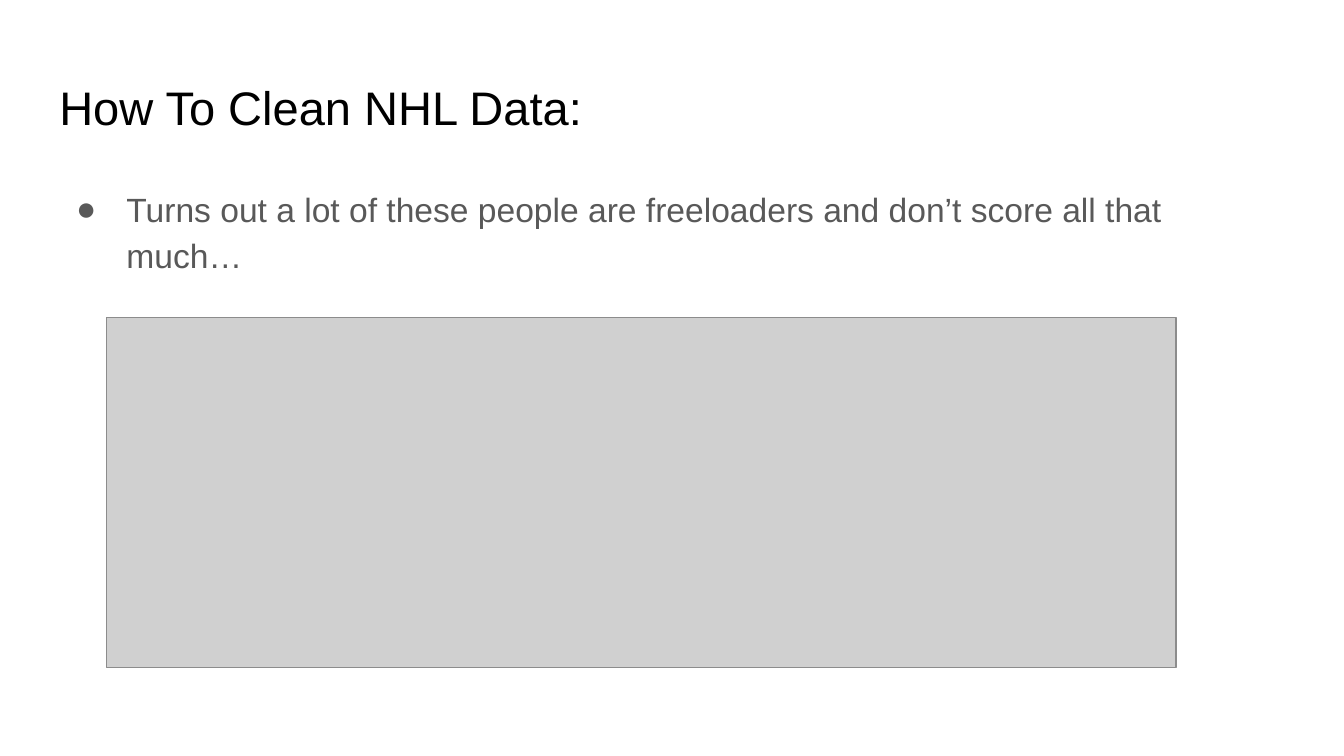
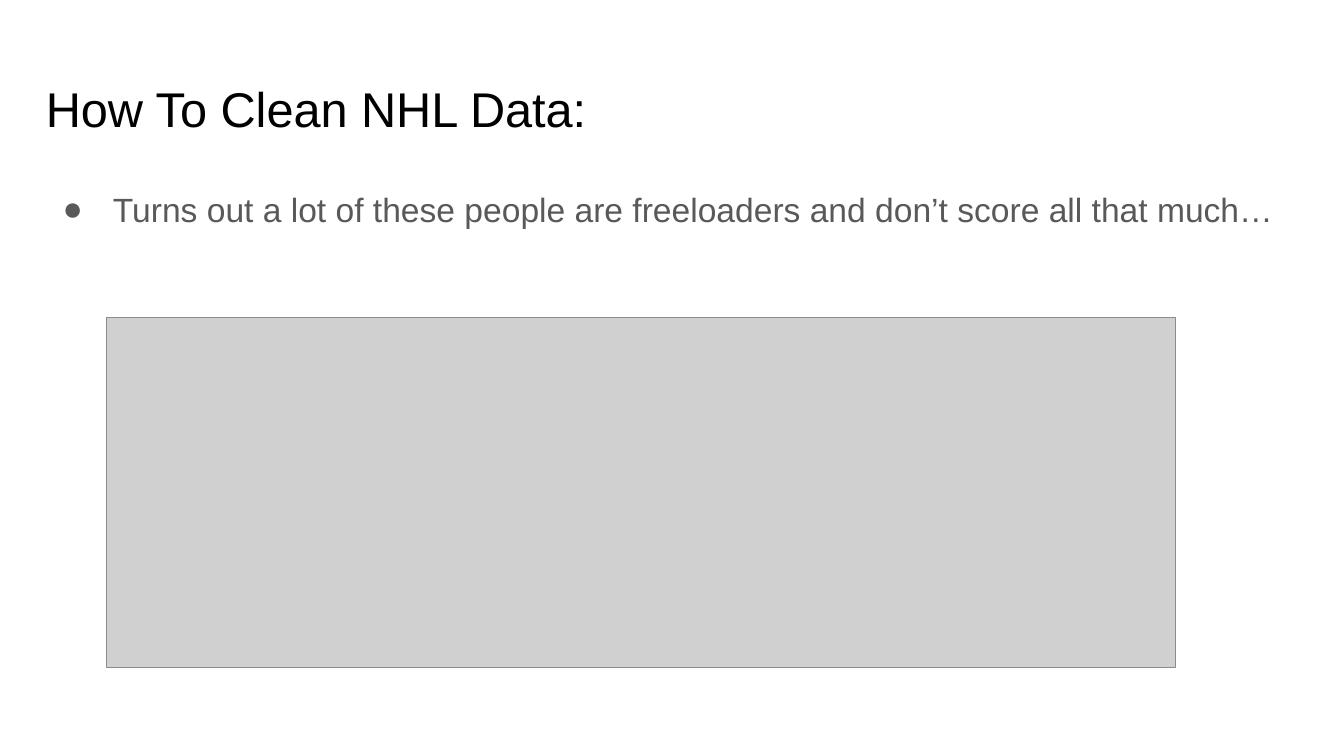
Before and after one commit to rocky-horror/shots-on-goal-data-analysis, a slide deck: slide 14 of PRES.pptx (slide 13 before the commit). Drawn at 1344x756 pixels with LibreOffice and Linux fonts; fonts in the diff are those of the drawing; grey boxes stand for pictures. Boxes give left, top, right and bottom in pixels: in the first picture for what was removed or moved away, otherwise in the second. Text is boxed around its words. In the diff, an @@ line names an element or a change of style, - is before the commit and + after.

```diff
--- a/PRES.pptx
+++ b/PRES.pptx
@@ title "How To Clean NHL Data:" at (46,91,586,128): size 25.2 to 26 pt @@
@@ text "Turns out a lot of ..." at (113,197,1273,228): indent changed @@
```
Also in this commit, not shown: 13 other slides changed, 1 slide added, 2 other files.
